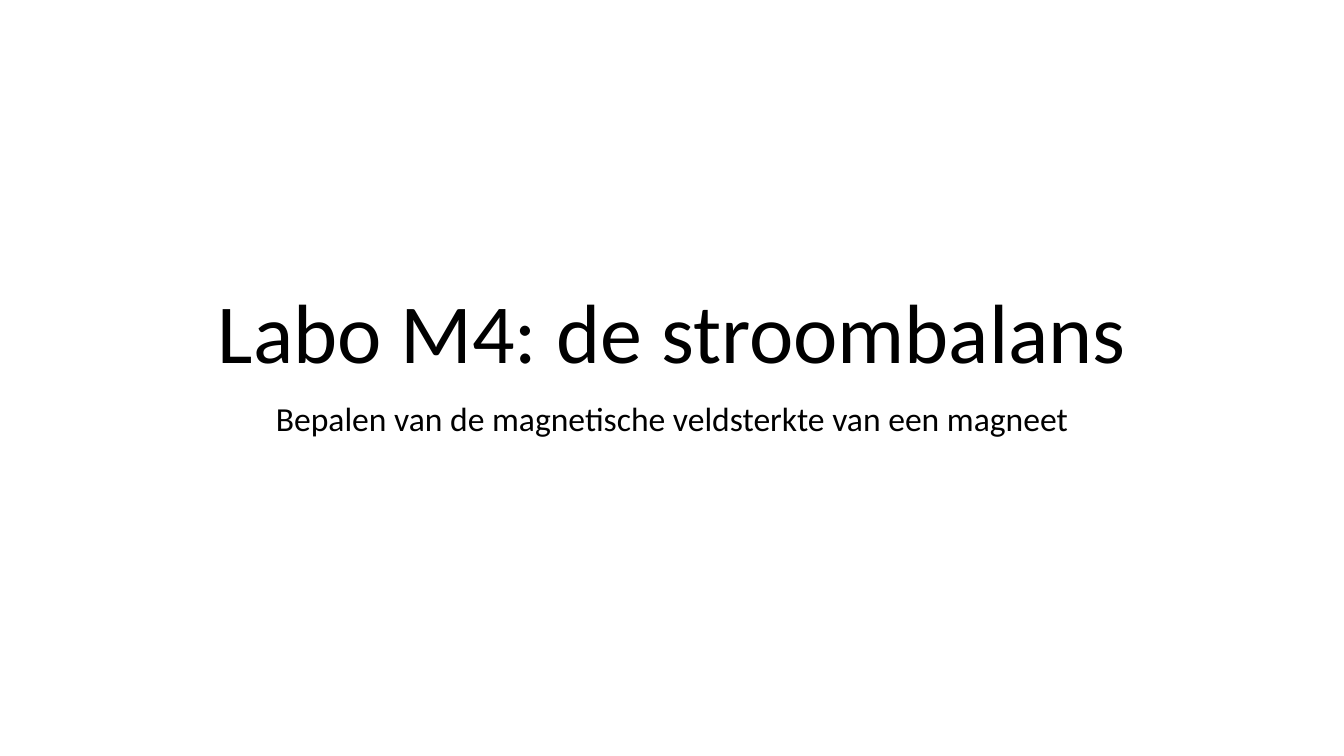
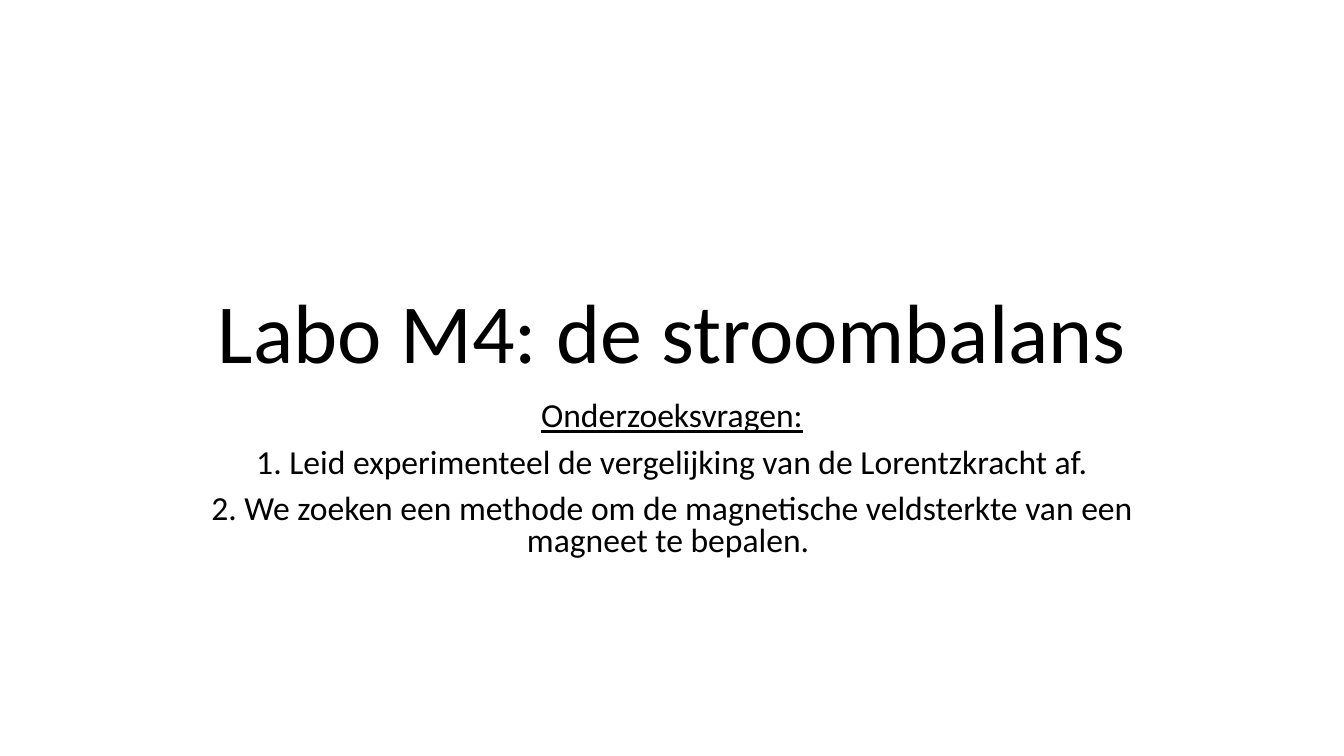
Before and after one commit to KevinTruyaert/DCS, a slide deck: slide 1 of Labo M4.pptx. Drawn at 1344x756 pixels with LibreOffice and Linux fonts; fonts in the diff are those of the drawing. Boxes give left, top, right and bottom in pixels: in the first picture for what was removed or moved away, otherwise in the second. Text is boxed around its words. In the diff, an @@ line names an element or a change of style, - is before the commit and + after.

Commit message:
PPT

```diff
--- a/Labo M4.pptx
+++ b/Labo M4.pptx
@@ subtitle at bbox=[211, 403, 1132, 558]: text changed @@
-Bepalen van de magnetische veldsterkte van een magneet
+Onderzoeksvragen:
+1. Leid experimenteel de vergelijking van de Lorentzkracht af.
+2. We zoeken een methode om de magnetische veldsterkte van een magneet te bepalen.
```
Also in this commit, not shown: 2 other slides changed, 2 slides added, 1 other file.
